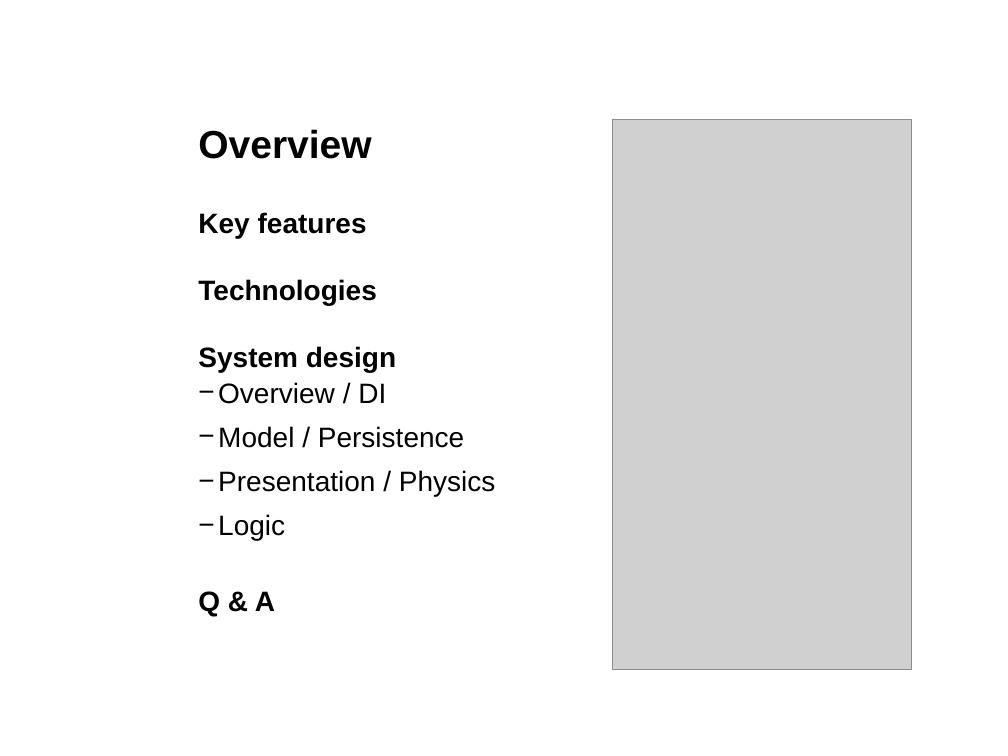
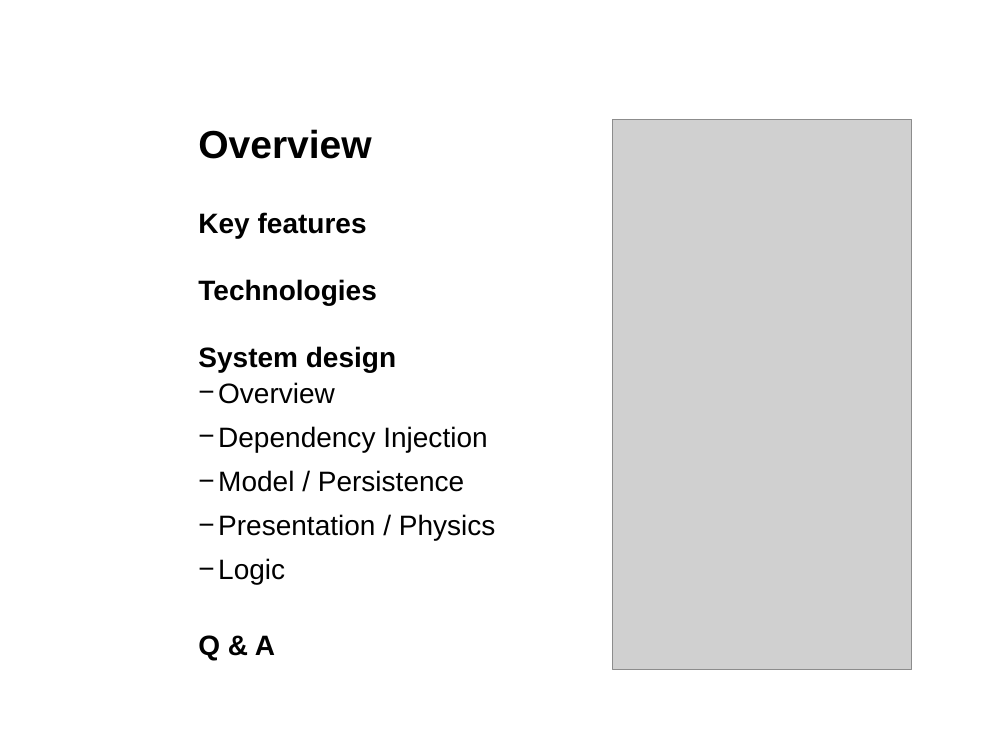
Before and after one commit to boskoop/comet-pinball, a slide deck: slide 2 of doc/presentation/presentation.pptx. Drawn at 1008x756 pixels with LibreOffice and Linux fonts; fonts in the diff are those of the drawing; grey boxes stand for pictures; background and template pictures are left out. Boxes give left, top, right and bottom in pixels: in the first picture for what was removed or moved away, otherwise in the second. Text is boxed around its words. In the diff, an @@ line names an element or a change of style, - is before the commit and + after.

Commit message:
presentation update

```diff
--- a/doc/presentation/presentation.pptx
+++ b/doc/presentation/presentation.pptx
@@ text at (218, 382, 487, 452): text changed @@
-    − Overview / DI
+    − Overview
+    − Dependency Injection
```
Also in this commit, not shown: 1 other slide changed, 2 slides added, 1 other file.
